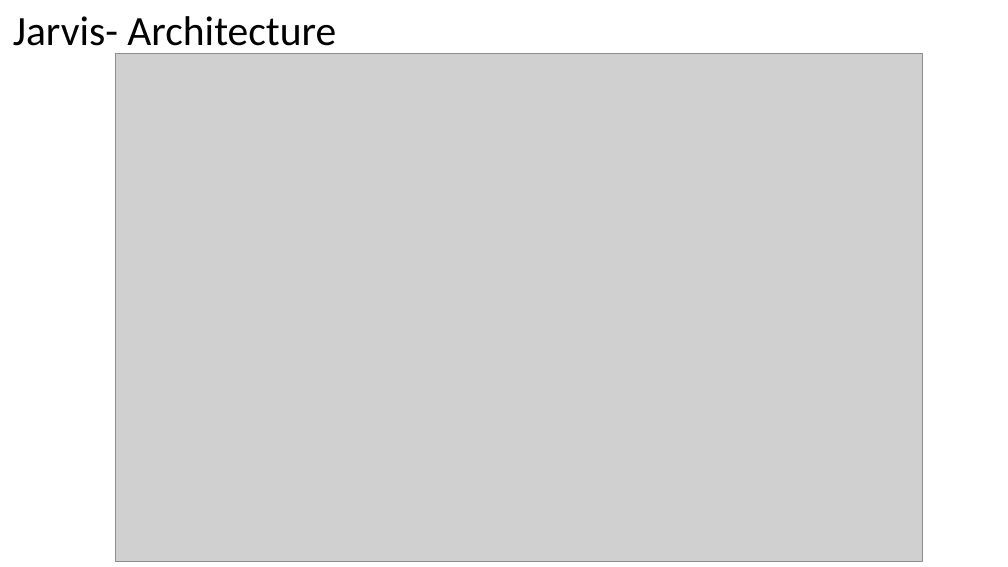
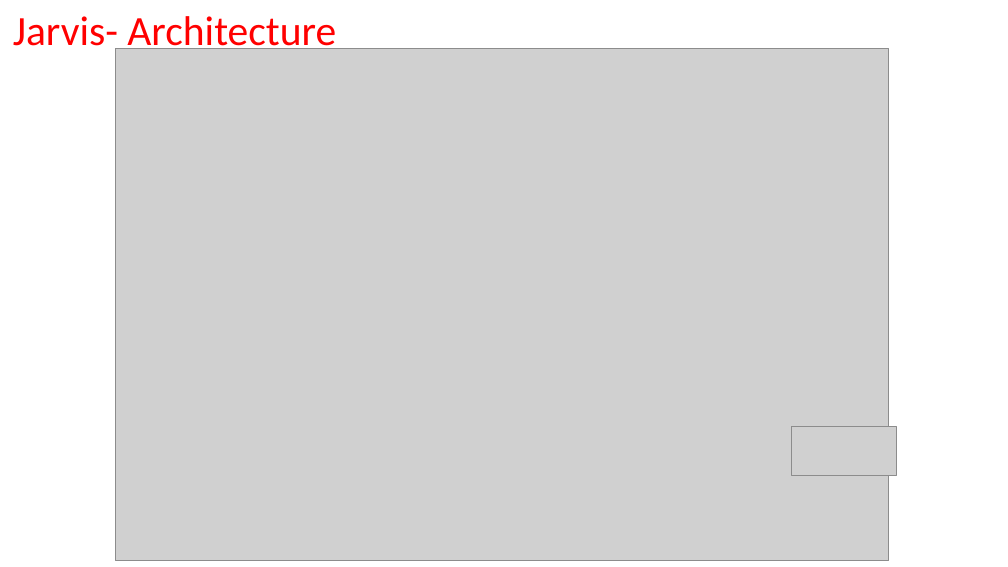
Before and after one commit to ewfx/gaipl-seagulls-v25, a slide deck: slide 3 of artifacts/arch/SeagullsV25_Final_1.0.pptx. Drawn at 1008x567 pixels with LibreOffice and Linux fonts; fonts in the diff are those of the drawing; grey boxes stand for pictures. Boxes give left, top, right and bottom in pixels: in the first picture for what was removed or moved away, otherwise in the second. Text is boxed around its words. In the diff, an @@ line names an element or a change of style, - is before the commit and + after.

```diff
--- a/artifacts/arch/SeagullsV25_Final_1.0.pptx
+++ b/artifacts/arch/SeagullsV25_Final_1.0.pptx
@@ title "Jarvis- Architecture" at bbox=[13, 16, 336, 56]: text colour #000000 to #FF0000 @@
@@ picture: place and size @@
-picture at bbox=[116, 54, 923, 562]
+picture at bbox=[116, 48, 889, 561]
@@ picture added at bbox=[792, 426, 896, 476] @@
```
Also in this commit, not shown: 3 other slides changed, 19 slides added, 2 slides removed.
